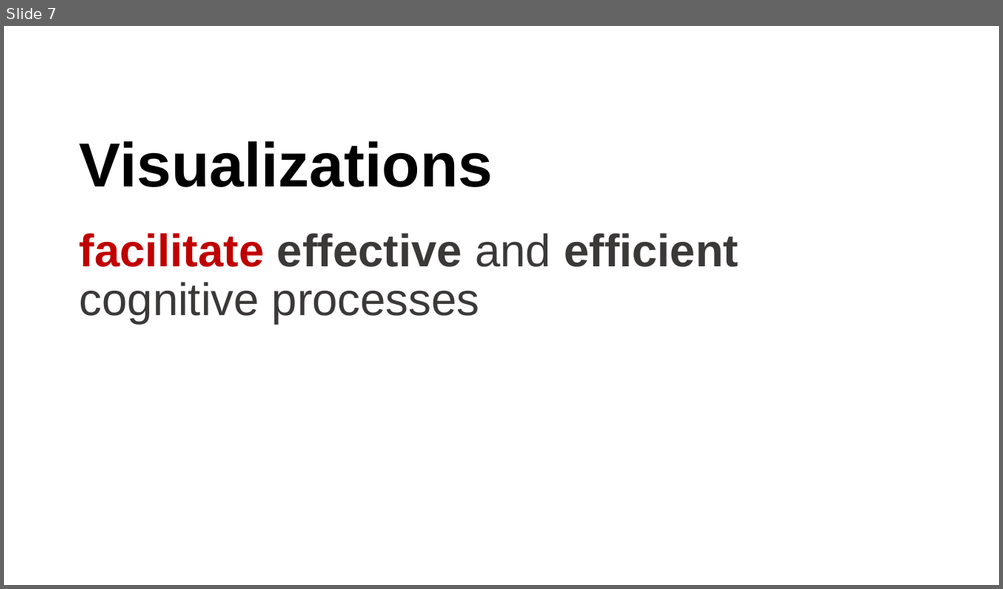
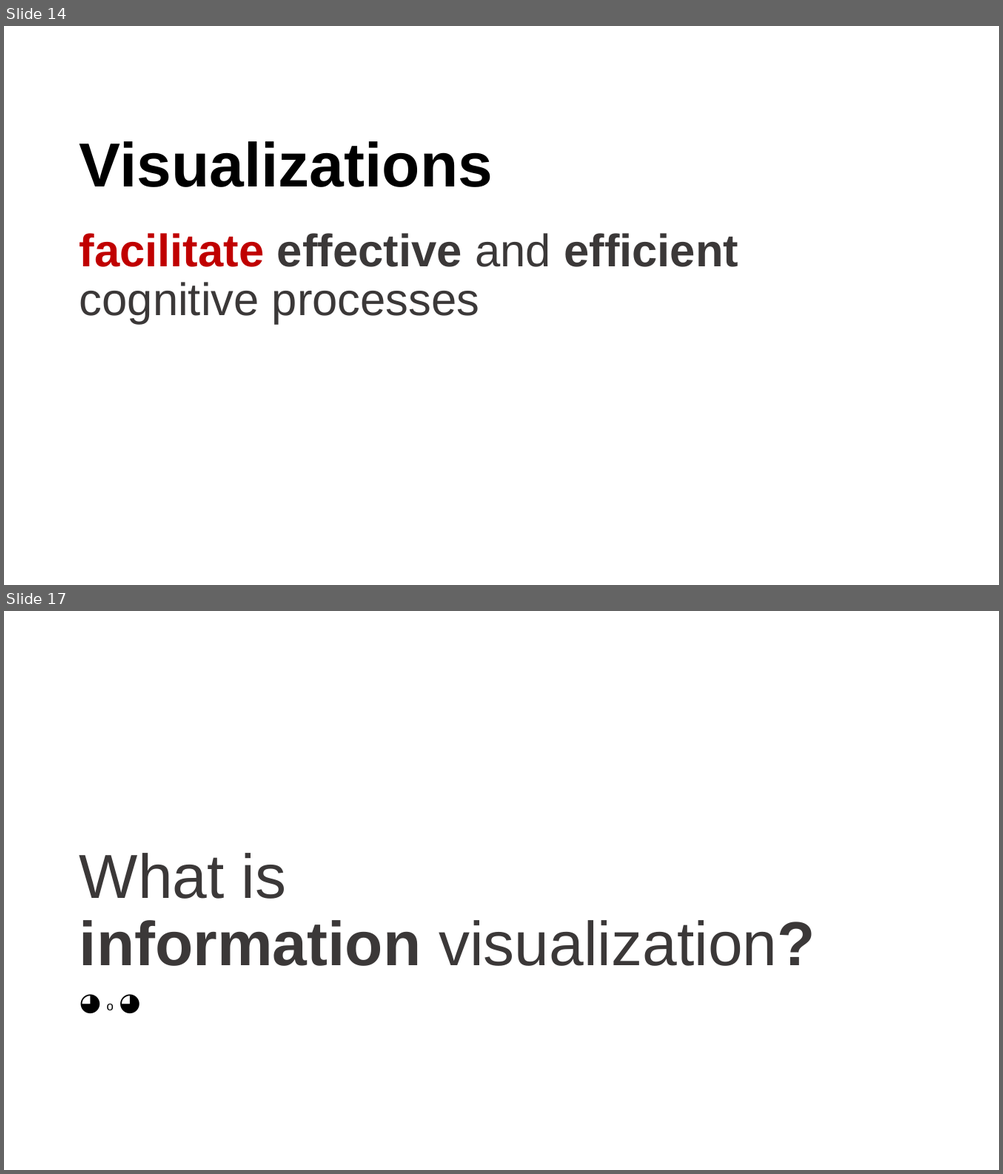
Before and after one commit to cathrynploehn-NIST/Visualizationintroduction, a slide deck: Information Visualization.pptx. Shown one above the other, each under a label of ours: slide 7 before the commit, slides 14 and 17 after it; the slides between them are not shown. The pictures are 1003x589 and 1003x1174 pixels, drawn with LibreOffice and Linux fonts; fonts in the diff are those of the drawing. Boxes give left, top, right and bottom in pixels: in the first picture for what was removed or moved away, otherwise in the second. Text is boxed around its words. In the diff, an @@ line names an element or a change of style, - is before the commit and + after.

```diff
--- a/Information Visualization.pptx
+++ b/Information Visualization.pptx
@@ slide 17 added at (4,611,999,1170), background #FFFFFF @@
@@ title added at (79,853,815,966), 60 pt, text #3B3838 @@
+What is
+information visualization?
@@ text added at (107,1004,114,1011), 24 pt, text #000000 @@
+◕ o ◕
@@ what was slide 7 is now slide 14 @@
```
Also in this commit, not shown: 6 slides changed, 15 other slides added, 2 slides removed, 15 other files.
